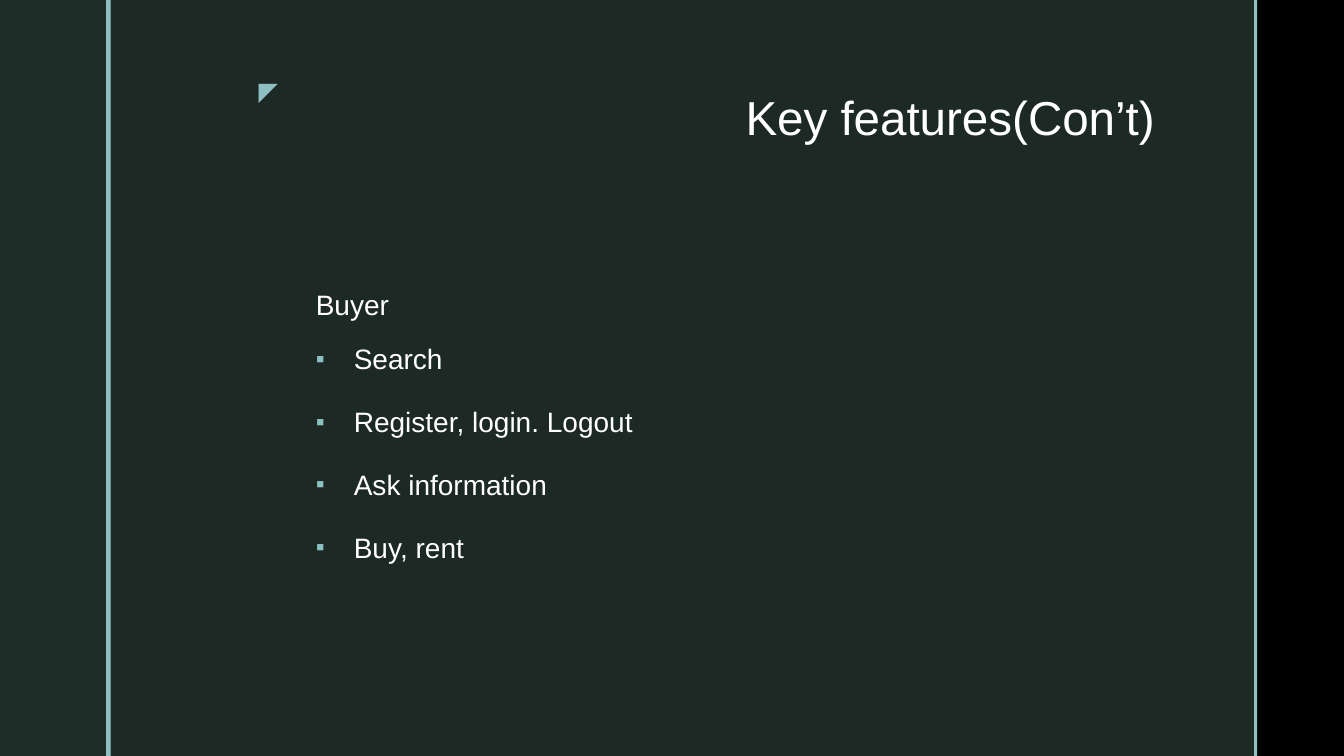
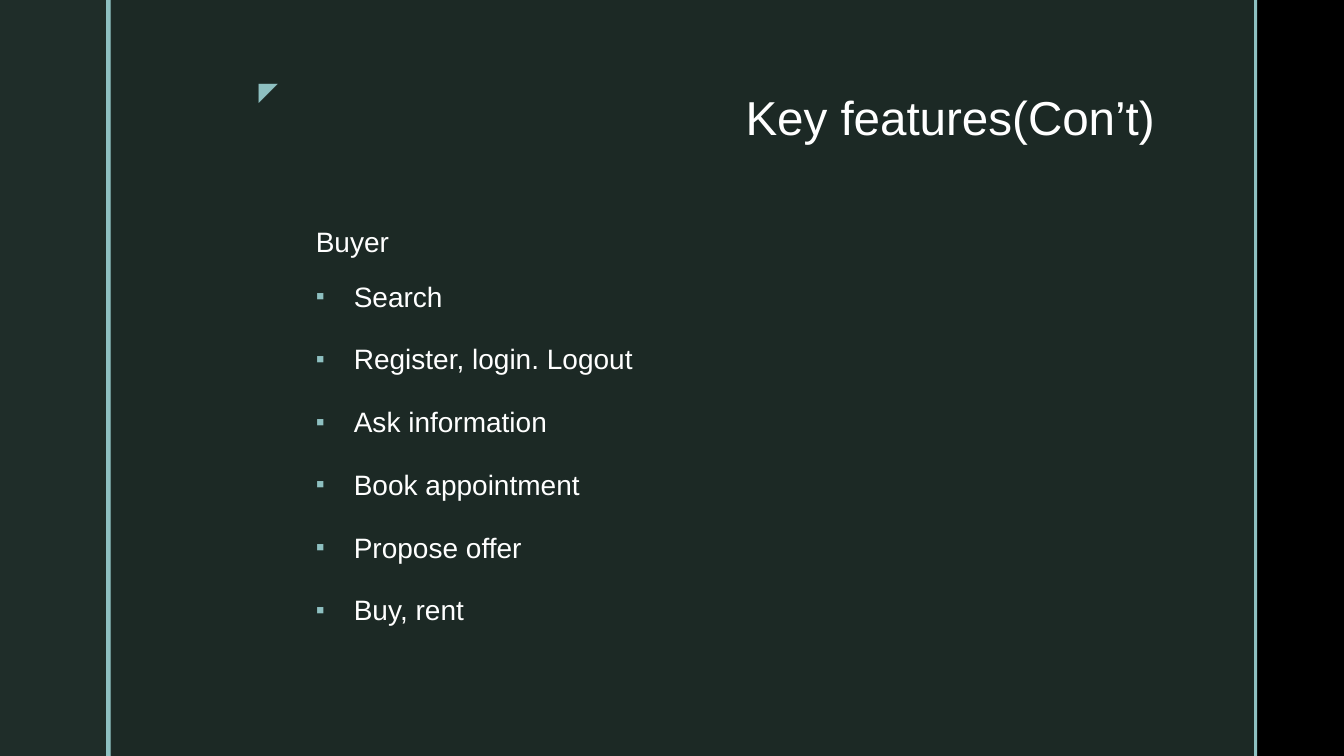
Before and after one commit to tuvshinbt/RealStateManagement, a slide deck: slide 6 of doc/Project presentation.pptx (slide 5 before the commit). Drawn at 1344x756 pixels with LibreOffice and Linux fonts; fonts in the diff are those of the drawing; background and template pictures are left out. Boxes give left, top, right and bottom in pixels: in the first picture for what was removed or moved away, otherwise in the second. Text is boxed around its words. In the diff, an @@ line names an element or a change of style, - is before the commit and + after.

```diff
--- a/doc/Project presentation.pptx
+++ b/doc/Project presentation.pptx
@@ text at [354, 474, 579, 563]: paragraphs added @@
+▪ Book appointment
+▪ Propose offer
```
Also in this commit, not shown: 5 other slides changed, 2 slides added.
